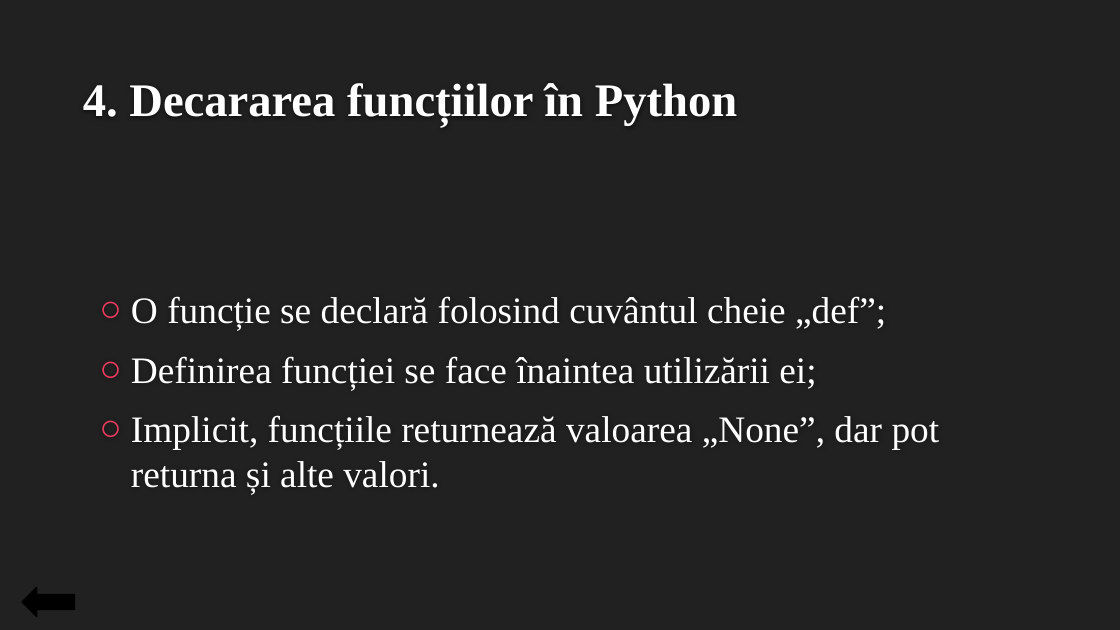
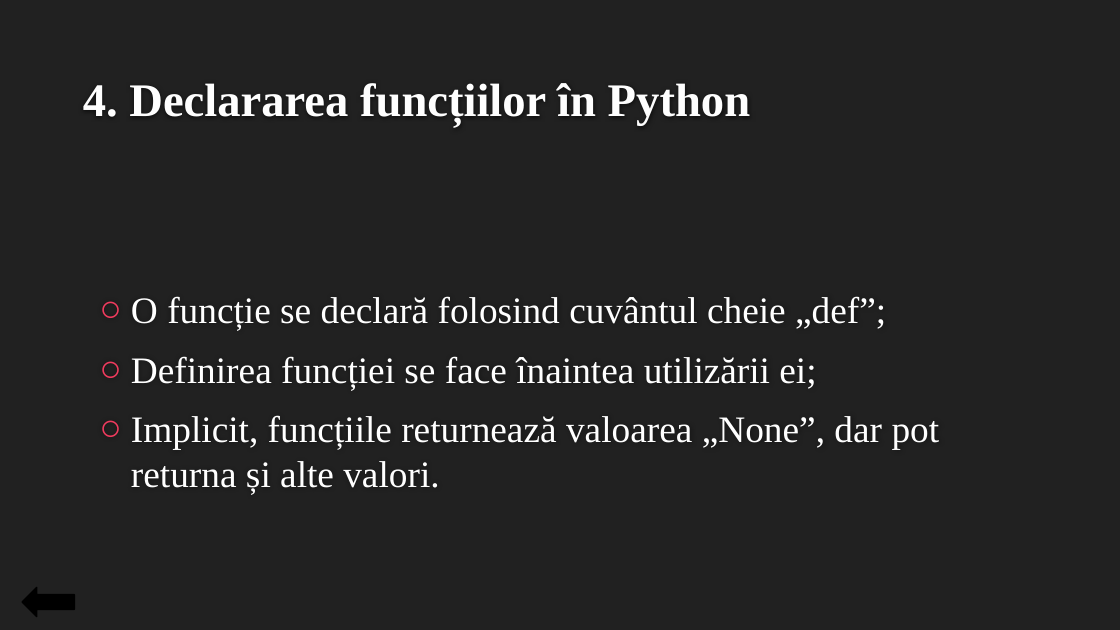
Before and after one commit to CernolevCorina/Python_introduction, a slide deck: slide 11 of Introducere în limbajul de programare Python.pptx. Drawn at 1120x630 pixels with LibreOffice and Linux fonts; fonts in the diff are those of the drawing; background and template pictures are left out. Boxes give left, top, right and bottom in pixels: in the first picture for what was removed or moved away, otherwise in the second. Text is boxed around its words. In the diff, an @@ line names an element or a change of style, - is before the commit and + after.

```diff
--- a/Introducere în limbajul de programare Python.pptx
+++ b/Introducere în limbajul de programare Python.pptx
@@ title at [83, 83, 751, 126]: text changed @@
-4. Decararea funcțiilor în Python
+4. Declararea funcțiilor în Python
```
Also in this commit, not shown: 9 other slides changed, 1 slide added, 1 other file.
